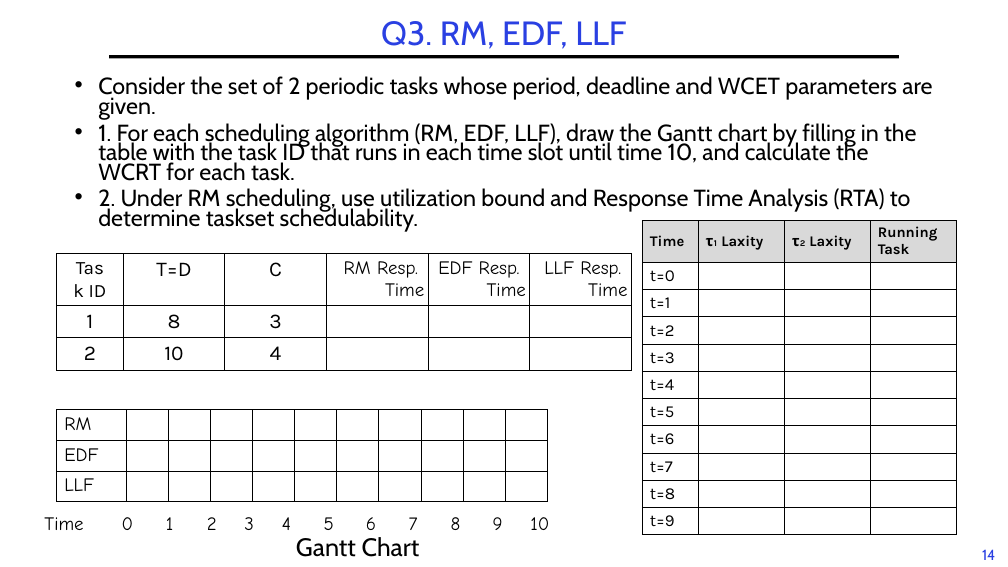
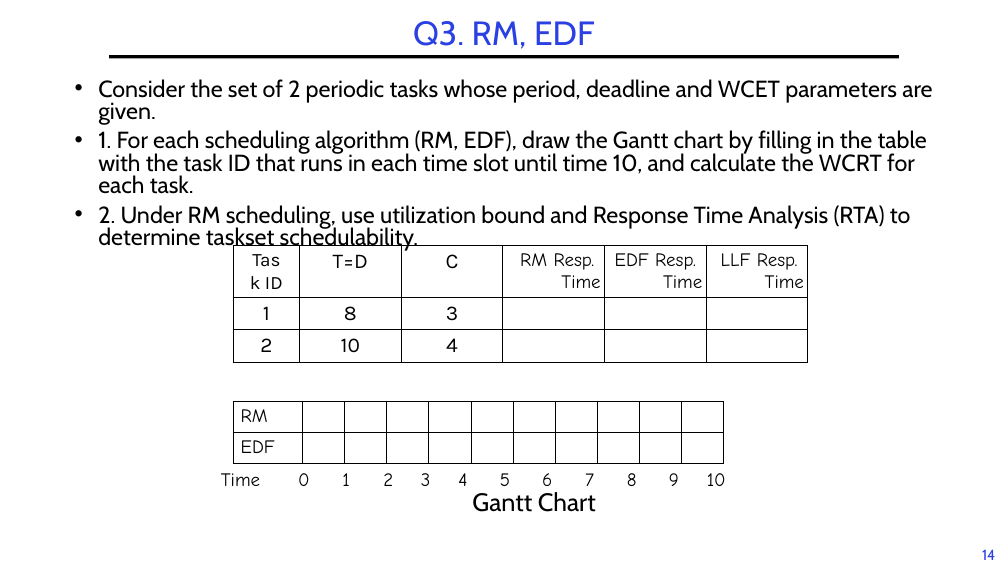
Before and after one commit to guhofstra/CSC112Fa26, a slide deck: slide 14 of PPTs/L6-Exercises ANS.pptx. Drawn at 1008x567 pixels with LibreOffice and Linux fonts; fonts in the diff are those of the drawing. Boxes give left, top, right and bottom in pixels: in the first picture for what was removed or moved away, otherwise in the second. Text is boxed around its words. In the diff, an @@ line names an element or a change of style, - is before the commit and + after.

```diff
--- a/PPTs/L6-Exercises ANS.pptx
+++ b/PPTs/L6-Exercises ANS.pptx
@@ title at bbox=[413, 21, 595, 49]: text changed @@
-Q3. RM, EDF, LLF
+Q3. RM, EDF
@@ text at bbox=[98, 79, 932, 251]: line spacing 0.7 to 0.8 @@
@@ text at bbox=[98, 130, 927, 194]: text changed @@
-• 1. For each scheduling algorithm (RM, EDF, LLF), draw the Gantt chart by filling in the table with the task ID that runs in each time slot until time 10, and calculate the WCRT for each task.
+• 1. For each scheduling algorithm (RM, EDF), draw the Gantt chart by filling in the table with the task ID that runs in each time slot until time 10, and calculate the WCRT for each task.
@@ table removed at bbox=[643, 221, 957, 541], 11 rows, 4 columns @@
-Time | τ₁ Laxity | τ₂ Laxity | Running Task
-t=0 |  |  | 
-t=1 |  |  | 
-t=2 |  |  | 
-t=3 |  |  | 
-t=4 |  |  | 
-t=5 |  |  | 
-t=6 |  |  | 
-t=7 |  |  | 
-t=8 |  |  | 
-t=9 |  |  | 
@@ table: place and size @@
-table at bbox=[57, 254, 630, 373]
+table at bbox=[233, 246, 806, 364]
@@ table at bbox=[233, 402, 726, 463] @@
-row 3: LLF |  |  |  |  |  |  |  |  |  | 
@@ table: place and size @@
-table at bbox=[57, 410, 550, 502]
+table at bbox=[233, 402, 726, 463]
@@ table: place and size @@
-table at bbox=[37, 510, 563, 541]
+table at bbox=[213, 465, 739, 496]
@@ text "Gantt Chart": place and size @@
-text "Gantt Chart" at bbox=[296, 537, 420, 557]
+text "Gantt Chart" at bbox=[472, 492, 596, 512]
```
Also in this commit, not shown: 1 other slide changed, 19 slides removed, 14 other files.
